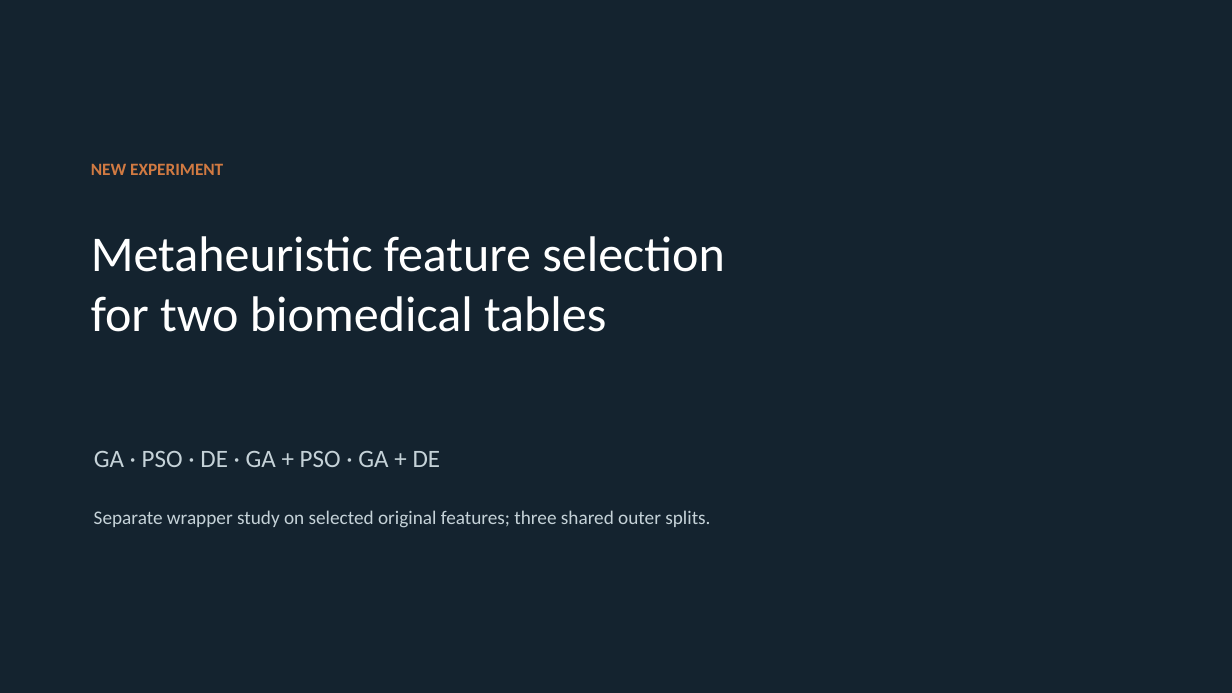
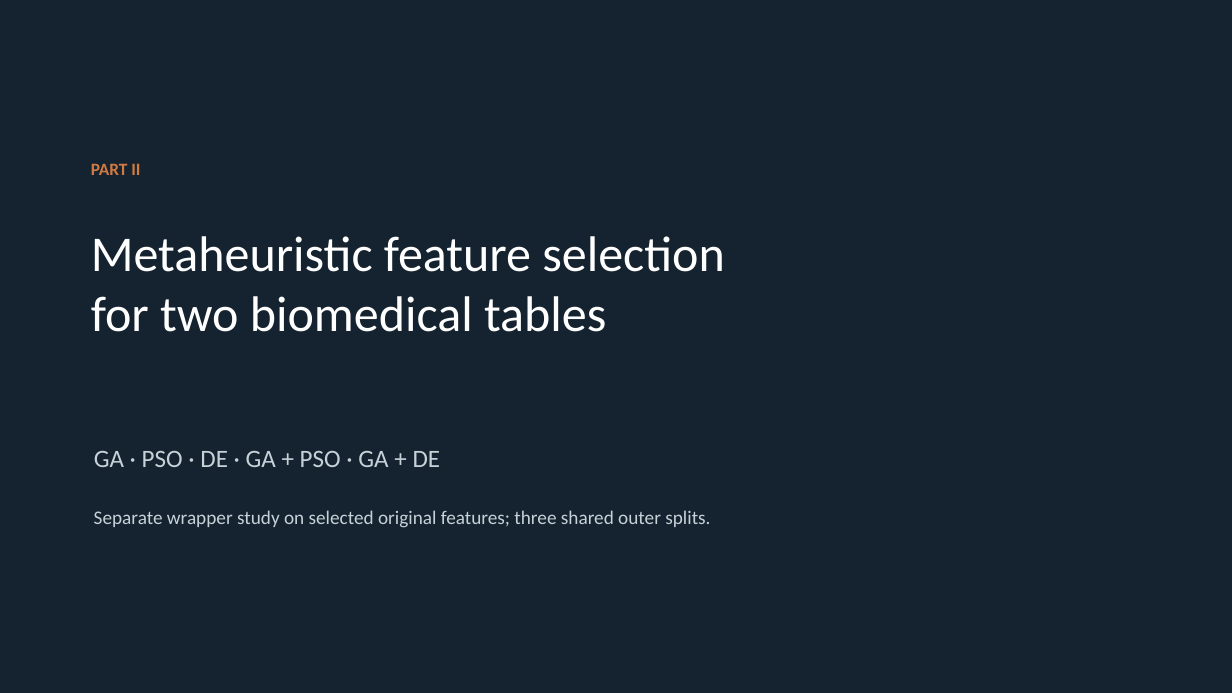
Before and after one commit to Gamila-Elfayoumi/comparing-classification-methods, a slide deck: slide 41 of deliverables/AML_presentation_paper_adaptation.pptx (slide 40 before the commit). Drawn at 1232x693 pixels with LibreOffice and Linux fonts; fonts in the diff are those of the drawing. Boxes give left, top, right and bottom in pixels: in the first picture for what was removed or moved away, otherwise in the second. Text is boxed around its words. In the diff, an @@ line names an element or a change of style, - is before the commit and + after.

```diff
--- a/deliverables/AML_presentation_paper_adaptation.pptx
+++ b/deliverables/AML_presentation_paper_adaptation.pptx
@@ text at (x1=91, y1=163, x2=140, y2=175): text changed @@
-NEW EXPERIMENT
+PART II
```
Also in this commit, not shown: 1 other slide changed, 5 slides added, 1 other file.
